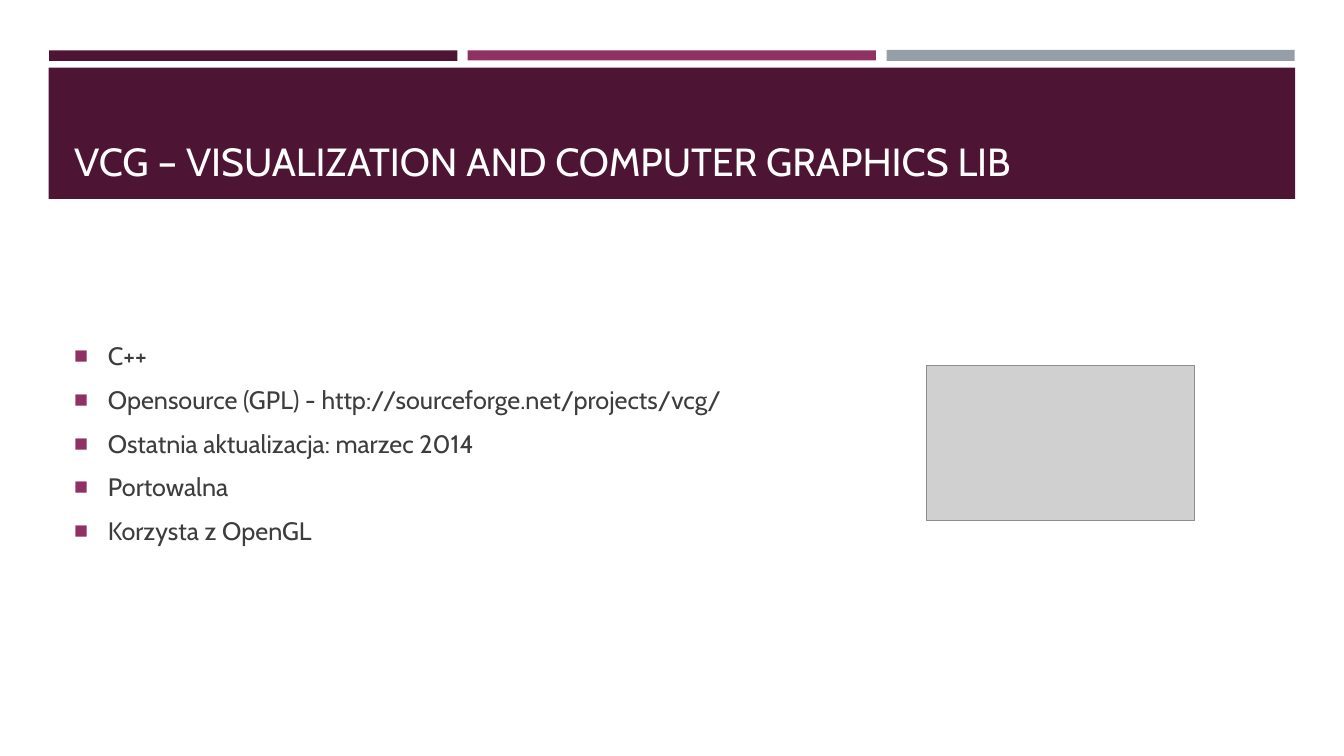
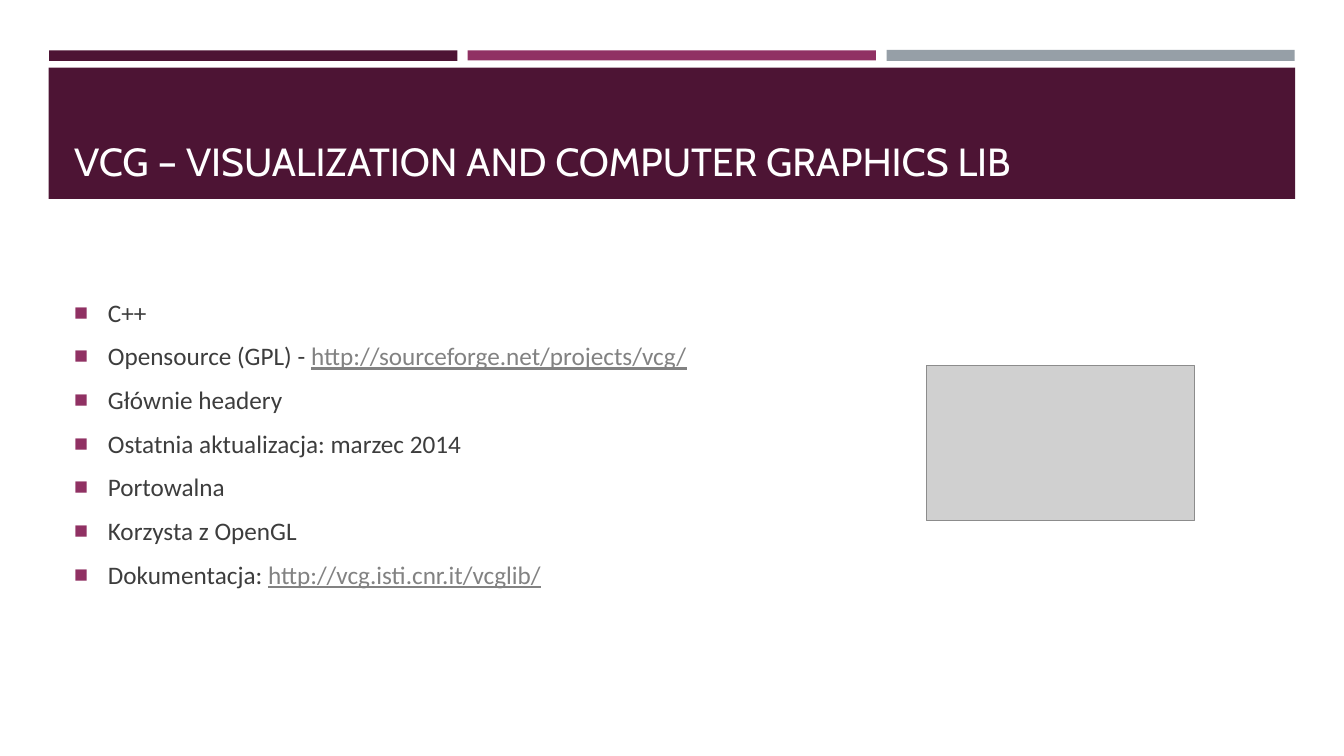
Before and after one commit to monkog/Water_Drop, a slide deck: slide 2 of Documents/Biblioteka_VCG.pptx. Drawn at 1344x756 pixels with LibreOffice and Linux fonts; fonts in the diff are those of the drawing; grey boxes stand for pictures. Boxes give left, top, right and bottom in pixels: in the first picture for what was removed or moved away, otherwise in the second. Text is boxed around its words. In the diff, an @@ line names an element or a change of style, - is before the commit and + after.

```diff
--- a/Documents/Biblioteka_VCG.pptx
+++ b/Documents/Biblioteka_VCG.pptx
@@ text at <box>108,305,686,544</box>: font Cabin to Calibri in "C++", "Opensource (GPL) - http://sourceforge.net/projects/vcg/", "Ostatnia aktualizacja: marzec 2014", "Portowalna" and 1 more places; text colour #3D3D3D to #828282, underline on in "http://sourceforge.net/projects/vcg/" @@
@@ text at <box>108,391,282,413</box>: paragraph added @@
+■ Głównie headery
@@ text at <box>108,566,540,589</box>: paragraph added @@
+■ Dokumentacja: http://vcg.isti.cnr.it/vcglib/
```
Also in this commit, not shown: 9 other slides changed, 1 slide added.
